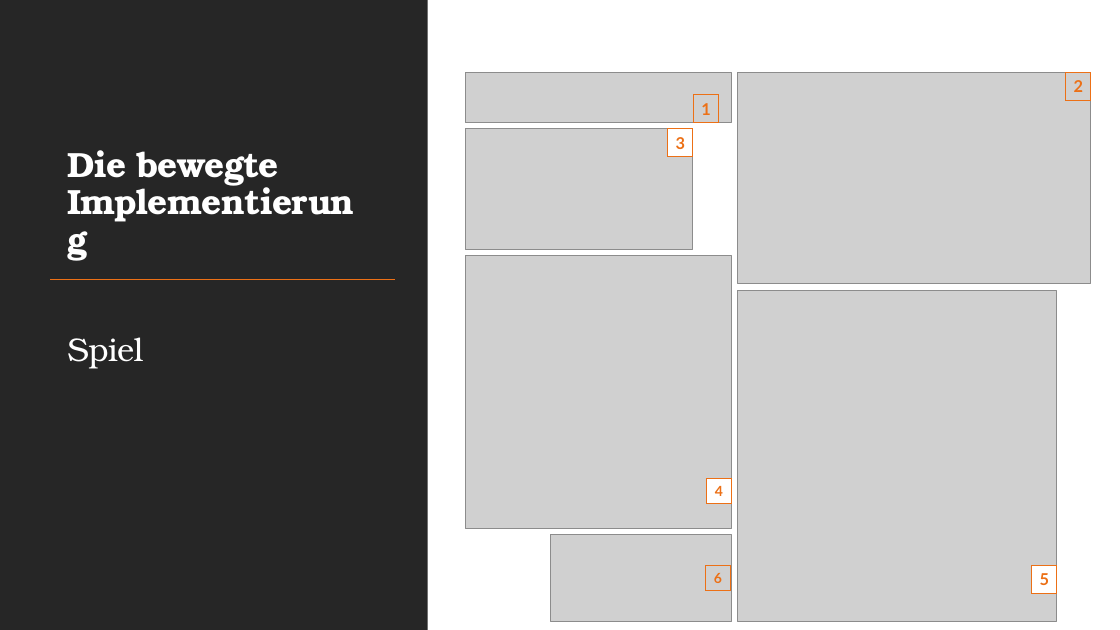
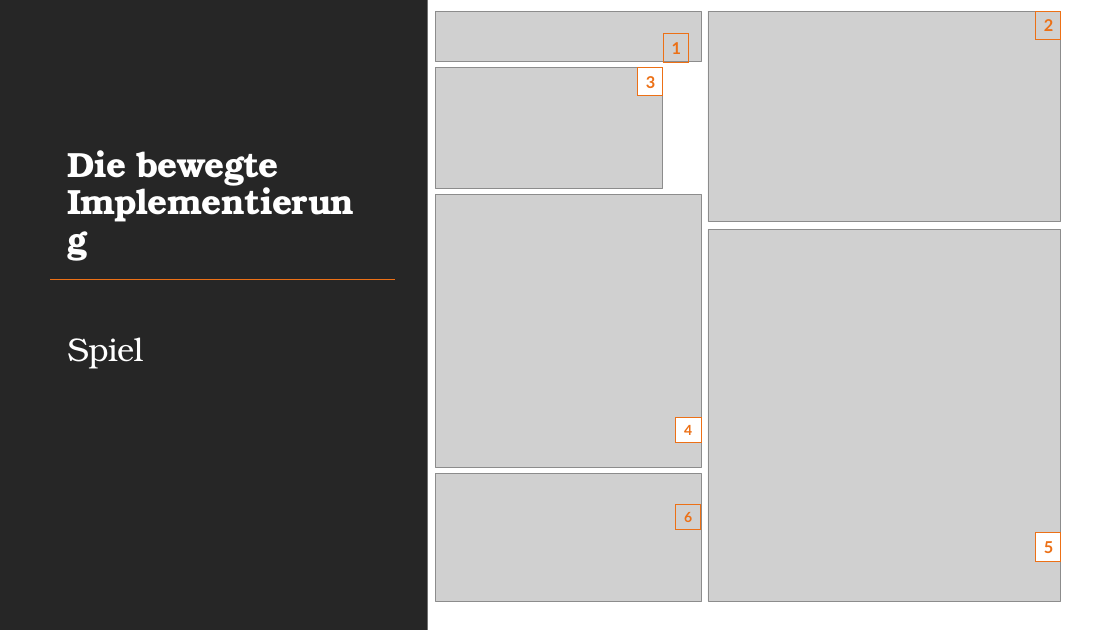
Before and after one commit to flyingcodeman/TM22_SoftwareEngineering_Gruppe2, a slide deck: slide 9 of Finale_Abgabe/Schiffe_versenken.pptx. Drawn at 1120x630 pixels with LibreOffice and Linux fonts; fonts in the diff are those of the drawing; grey boxes stand for pictures. Boxes give left, top, right and bottom in pixels: in the first picture for what was removed or moved away, otherwise in the second. Text is boxed around its words. In the diff, an @@ line names an element or a change of style, - is before the commit and + after.

```diff
--- a/Finale_Abgabe/Schiffe_versenken.pptx
+++ b/Finale_Abgabe/Schiffe_versenken.pptx
@@ picture: place and size @@
-picture at bbox=[738, 291, 1056, 622]
+picture at bbox=[708, 229, 1061, 601]
@@ picture: place and size @@
-picture at bbox=[550, 534, 731, 621]
+picture at bbox=[435, 474, 702, 601]
@@ 5 rectangles, 4 pictures: place and size @@
-5 rectangles, 4 pictures at bbox=[465, 72, 1091, 591]
+5 rectangles, 4 pictures at bbox=[435, 11, 1061, 529]
@@ rectangle "5": place and size @@
-rectangle "5" at bbox=[1032, 565, 1057, 594]
+rectangle "5" at bbox=[1036, 533, 1061, 561]
```
Also in this commit, not shown: 1 other slide changed.
